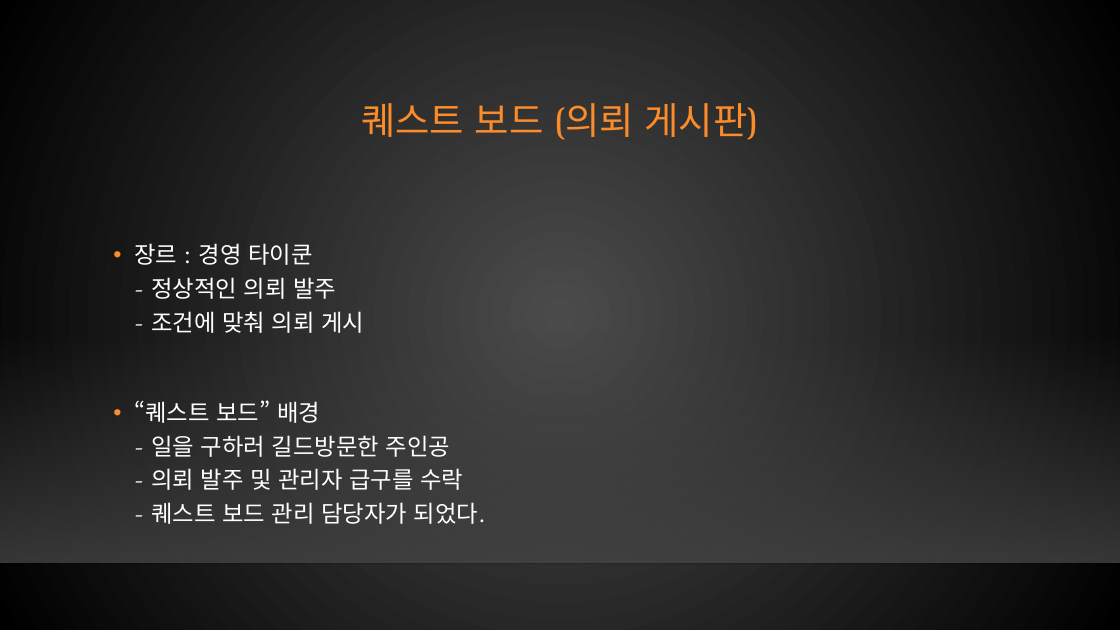
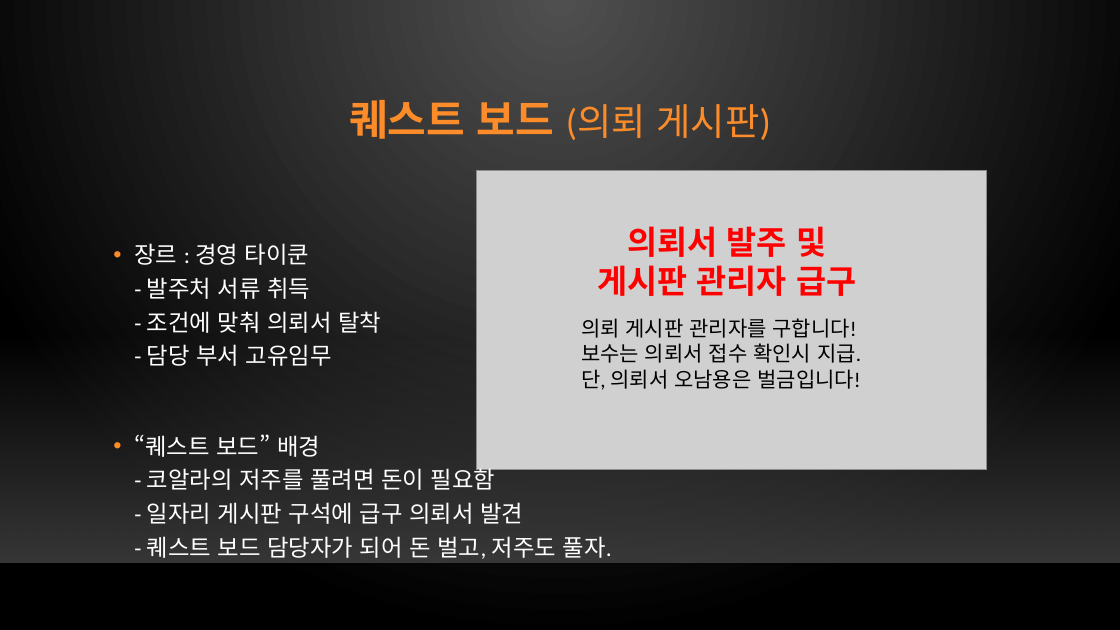
Before and after one commit to xqiwipx/first_project, a slide deck: slide 4 of Kims_project.pptx. Drawn at 1120x630 pixels with LibreOffice and Linux fonts; fonts in the diff are those of the drawing; grey boxes stand for pictures; background and template pictures are left out. Boxes give left, top, right and bottom in pixels: in the first picture for what was removed or moved away, otherwise in the second. Text is boxed around its words. In the diff, an @@ line names an element or a change of style, - is before the commit and + after.

```diff
--- a/Kims_project.pptx
+++ b/Kims_project.pptx
@@ background gradient #4B4B4B to #000000 to gradient #505050 to #000000 @@
@@ title "퀘스트 보드 (의뢰 게시판)" at [349,100,771,140]: size 32 to 36 pt, bold on in "퀘스트 보드"; font TeX Gyre Bonum to Calibri @@
@@ picture added at [476,171,986,471] @@
@@ text added at [598,226,856,296], 28 pt, text #FF0000, bold @@
+의뢰서 발주 및
+게시판 관리자 급구
@@ text at [134,243,612,559]: text changed; font TeX Gyre Bonum to Calibri @@
-• 장르 : 경영 타이쿤
-  - 정상적인 의뢰 발주
-  - 조건에 맞춰 의뢰 게시
-• “퀘스트 보드” 배경
-  - 일을 구하러 길드방문한 주인공
-  - 의뢰 발주 및 관리자 급구를 수락
-  - 퀘스트 보드 관리 담당자가 되었다.
+• 장르 : 경영 타이쿤
+  - 발주처 서류 취득
+  - 조건에 맞춰 의뢰서 탈착
+  - 담당 부서 고유임무
+• “퀘스트 보드” 배경
+  - 코알라의 저주를 풀려면 돈이 필요함
+  - 일자리 게시판 구석에 급구 의뢰서 발견
+  - 퀘스트 보드 담당자가 되어 돈 벌고, 저주도 풀자.
@@ text added at [581,318,861,390], 18 pt, text #000000 @@
+의뢰 게시판 관리자를 구합니다!
+보수는 의뢰서 접수 확인시 지급.
+단, 의뢰서 오남용은 벌금입니다!
```
Also in this commit, not shown: 25 other slides changed, 4 slides added, 3 slides removed.
